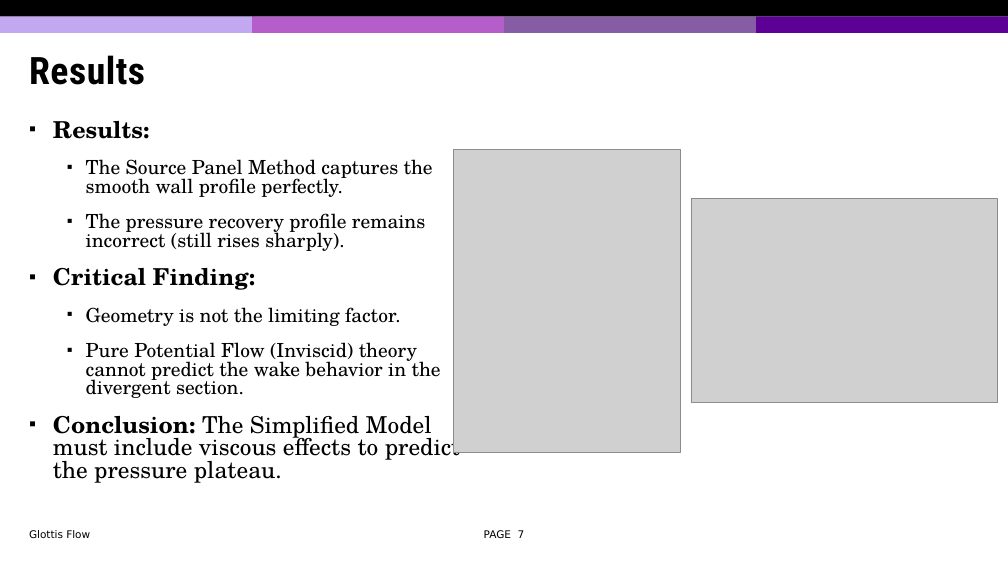
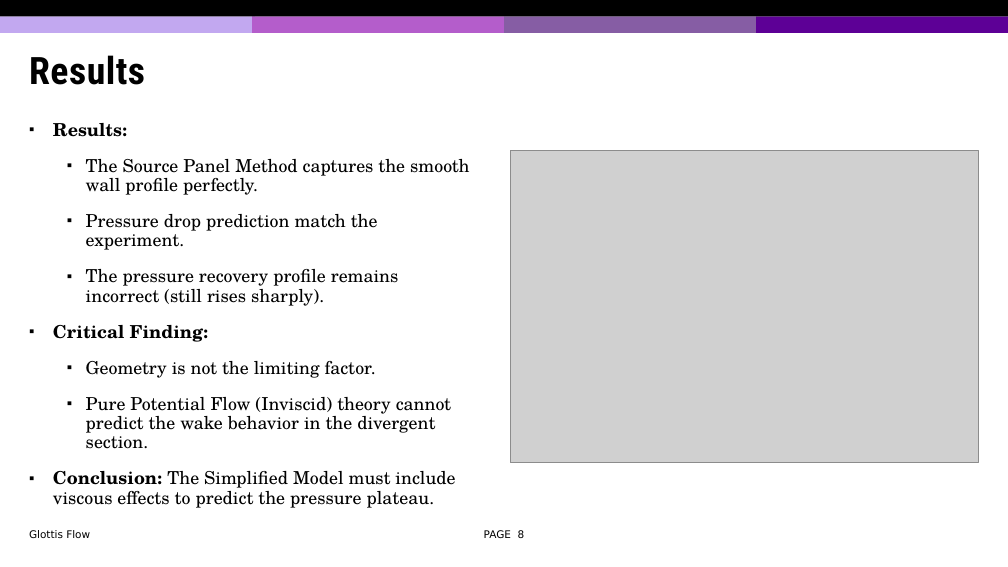
Before and after one commit to jiangdizhu/ME662-Project, a slide deck: slide 8 of ME662_Project_Presentation_JD.pptx (slide 7 before the commit). Drawn at 1008x567 pixels with LibreOffice and Linux fonts; fonts in the diff are those of the drawing; grey boxes stand for pictures; background and template pictures are left out. Boxes give left, top, right and bottom in pixels: in the first picture for what was removed or moved away, otherwise in the second. Text is boxed around its words. In the diff, an @@ line names an element or a change of style, - is before the commit and + after.

```diff
--- a/ME662_Project_Presentation_JD.pptx
+++ b/ME662_Project_Presentation_JD.pptx
@@ text at (x1=53, y1=123, x2=470, y2=508): size 22.2 to 17 pt in "Results:", "Critical Finding:", "Conclusion: The Simplified Model must include viscous ..."; size 18.5 to 17 pt in "The Source Panel Method captures the smooth ...", "The pressure recovery profile remains incorrect (still ...", "Geometry is not the limiting factor.", "Pure Potential Flow (Inviscid) theory cannot predict ..."; line spacing 0.8 to 0.9 @@
@@ picture removed at (x1=454, y1=150, x2=681, y2=453) @@
@@ picture added at (x1=510, y1=150, x2=979, y2=463) @@
@@ picture removed at (x1=691, y1=199, x2=997, y2=403) @@
@@ text at (x1=86, y1=214, x2=378, y2=250): paragraph added @@
+  ▪ Pressure drop prediction match the experiment.
@@ page number at (x1=484, y1=530, x2=525, y2=538): text changed @@
-PAGE 7
+PAGE 8
```
Also in this commit, not shown: 5 other slides changed, 3 slides added, 6 other files.
